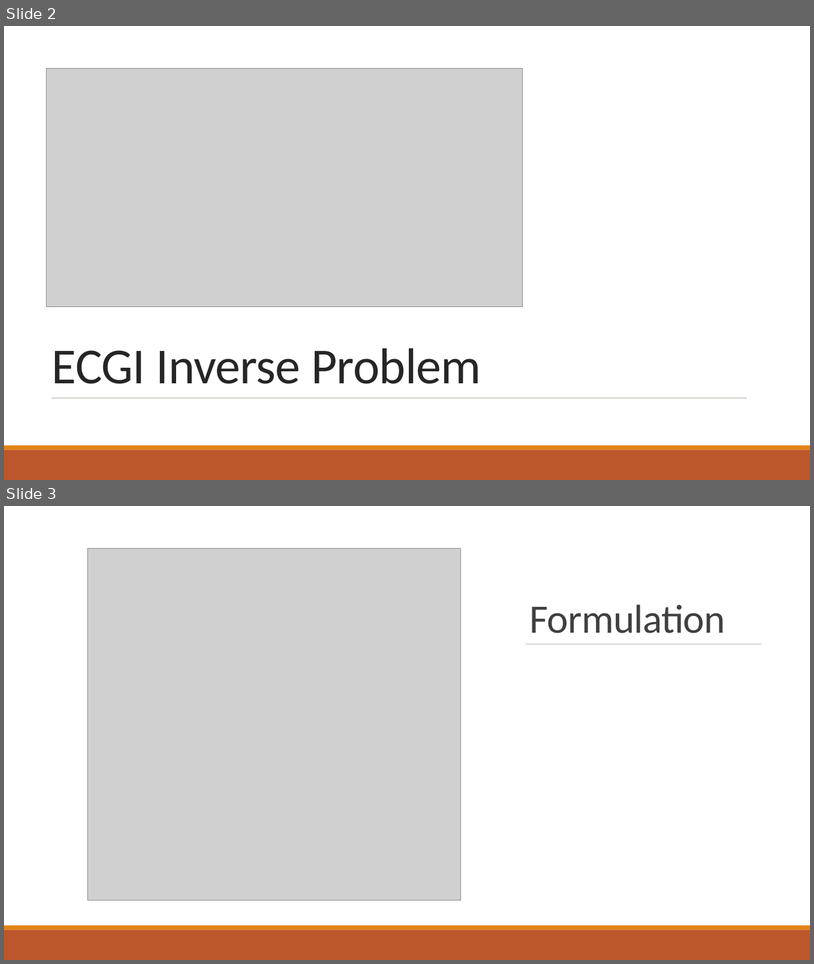
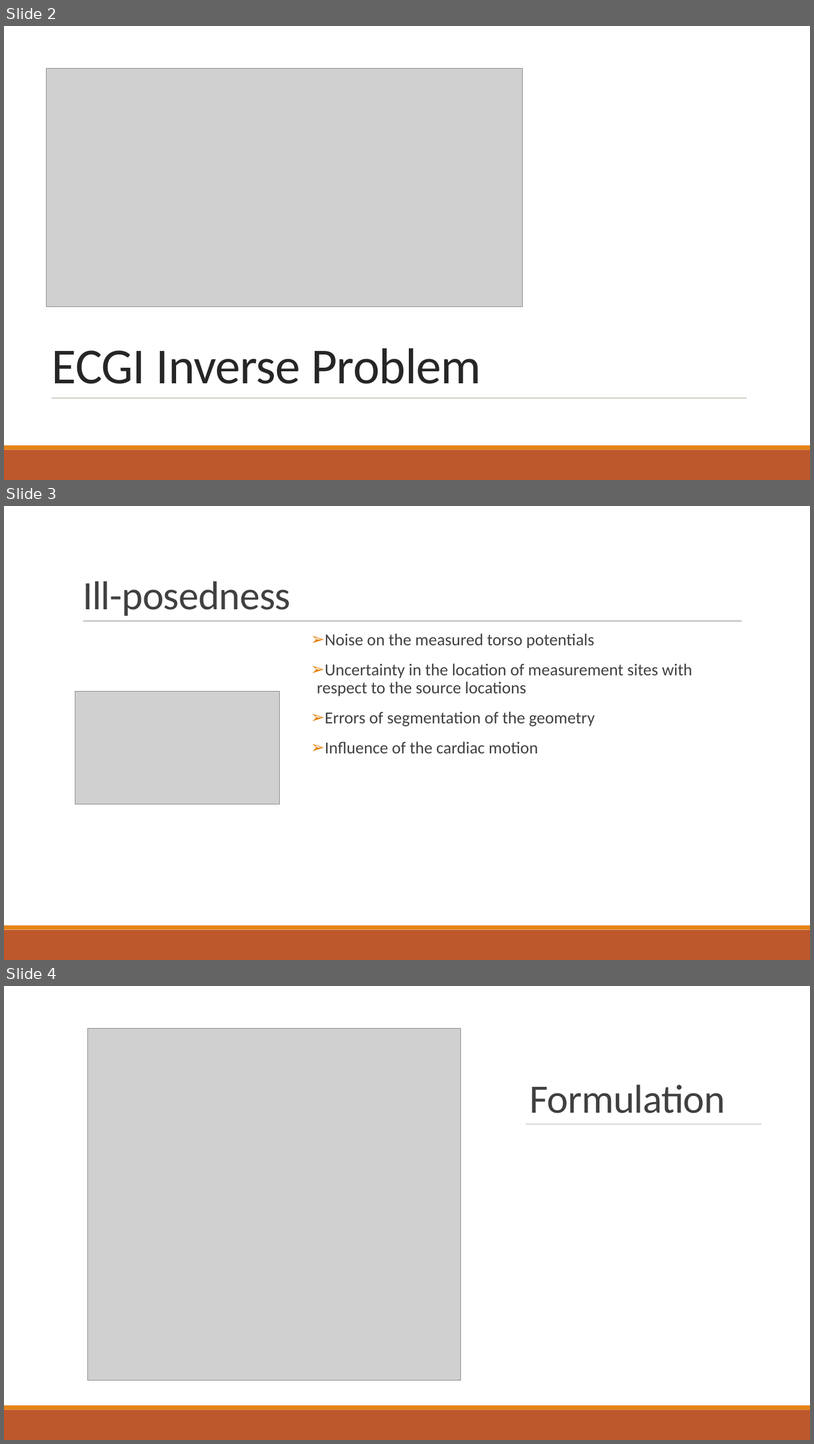
Before and after one commit to kutay-ugurlu/Tikhonov-Regularization-Parameter-Selection-ECGI, a slide deck: Presentation.pptx. Shown one above the other, each under a label of ours: slides 2 and 3 before the commit, slides 2, 3 and 4 after it. The pictures are 814x964 and 814x1444 pixels, drawn with LibreOffice and Linux fonts; fonts in the diff are those of the drawing; grey boxes stand for pictures. Boxes give left, top, right and bottom in pixels: in the first picture for what was removed or moved away, otherwise in the second. Text is boxed around its words. In the diff, an @@ line names an element or a change of style, - is before the commit and + after.

```diff
--- a/Presentation.pptx
+++ b/Presentation.pptx
@@ slide 3 added at box(4, 506, 810, 960), background #FFFFFF @@
@@ title added at box(83, 581, 291, 616), 48 pt, text #404040 @@
+Ill-posedness
@@ line added from (83, 621) to (743, 621), #808080 0.5 pt @@
@@ text added at box(317, 633, 693, 753), 20 pt, text #404040 @@
+➢ Noise on the measured torso potentials
+➢ Uncertainty in the location of measurement sites with respect to the source locations
+➢ Errors of segmentation of the geometry
+➢ Influence of the cardiac motion
@@ picture added at box(75, 691, 280, 804) @@
@@ rectangle added at box(4, 930, 810, 960), fill #BD582C @@
@@ rectangle added at box(4, 925, 810, 930), fill #E48312 @@
@@ what was slide 3 is now slide 4 @@
```
Also in this commit, not shown: 2 slides changed, 3 other slides added, 1 other file.
